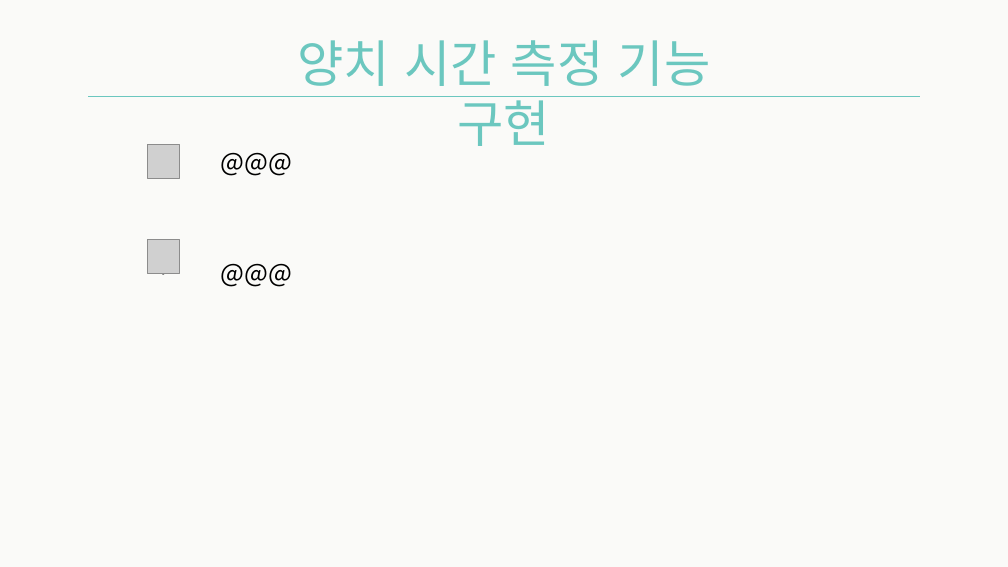
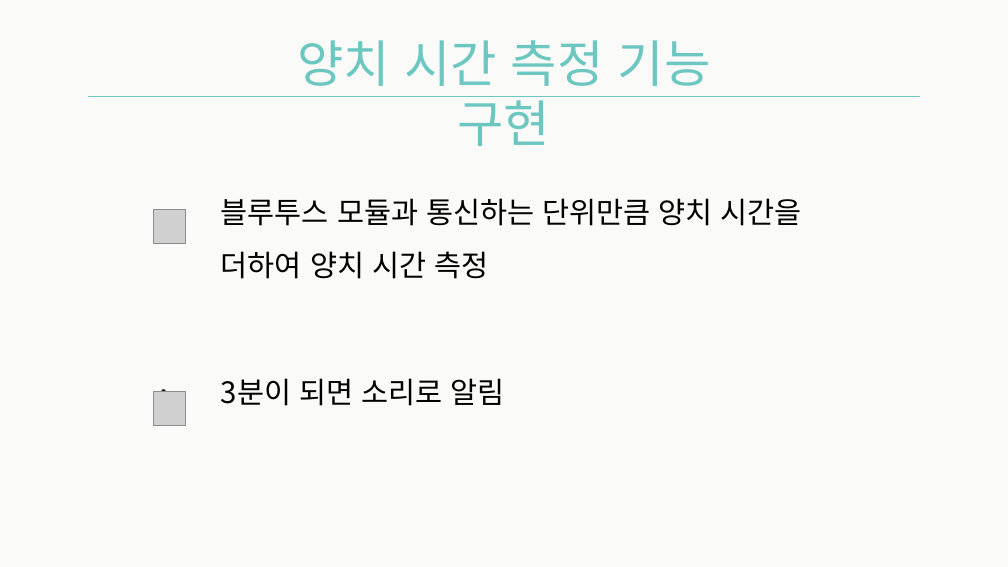
Before and after one commit to Team-Achi/Docs, a slide deck: slide 14 of PPT/캡스톤디자인_12주차_발표자료_5조.pptx (slide 12 before the commit). Drawn at 1008x567 pixels with LibreOffice and Linux fonts; fonts in the diff are those of the drawing; grey boxes stand for pictures. Boxes give left, top, right and bottom in pixels: in the first picture for what was removed or moved away, otherwise in the second. Text is boxed around its words. In the diff, an @@ line names an element or a change of style, - is before the commit and + after.

```diff
--- a/PPT/캡스톤디자인_12주차_발표자료_5조.pptx
+++ b/PPT/캡스톤디자인_12주차_발표자료_5조.pptx
@@ picture: place and size @@
-picture at [147,144,180,178]
+picture at [154,209,186,243]
@@ text at [221,198,802,406]: text changed; size 24 to 28 pt @@
-• @@@
-• @@@
+• 블루투스 모듈과 통신하는 단위만큼 양치 시간을 더하여 양치 시간 측정
+• 3분이 되면 소리로 알림
@@ picture: place and size @@
-picture at [147,240,180,274]
+picture at [154,392,186,426]
```
Also in this commit, not shown: 6 other slides changed, 2 slides added, 1 slide removed.
